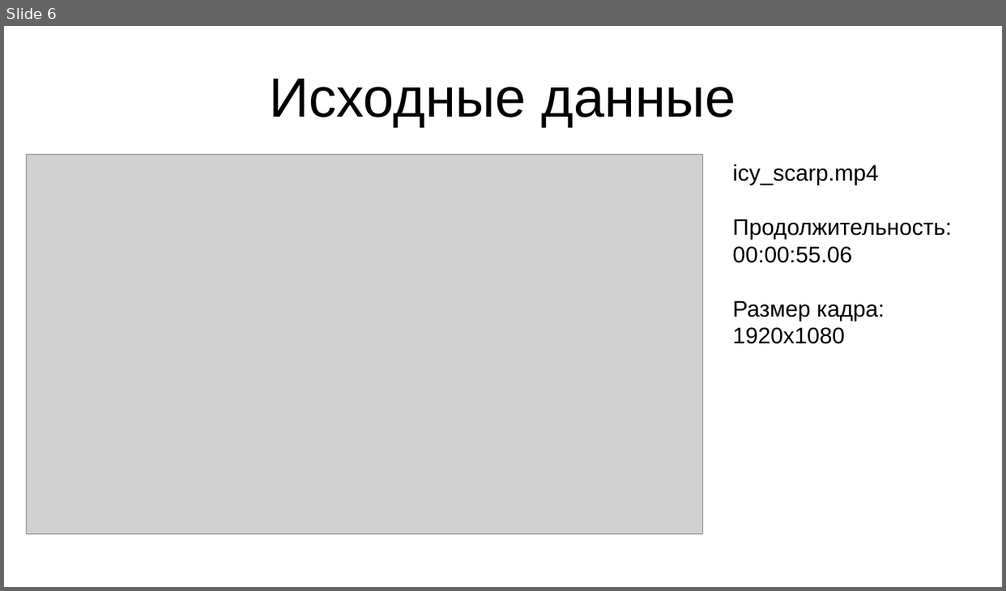
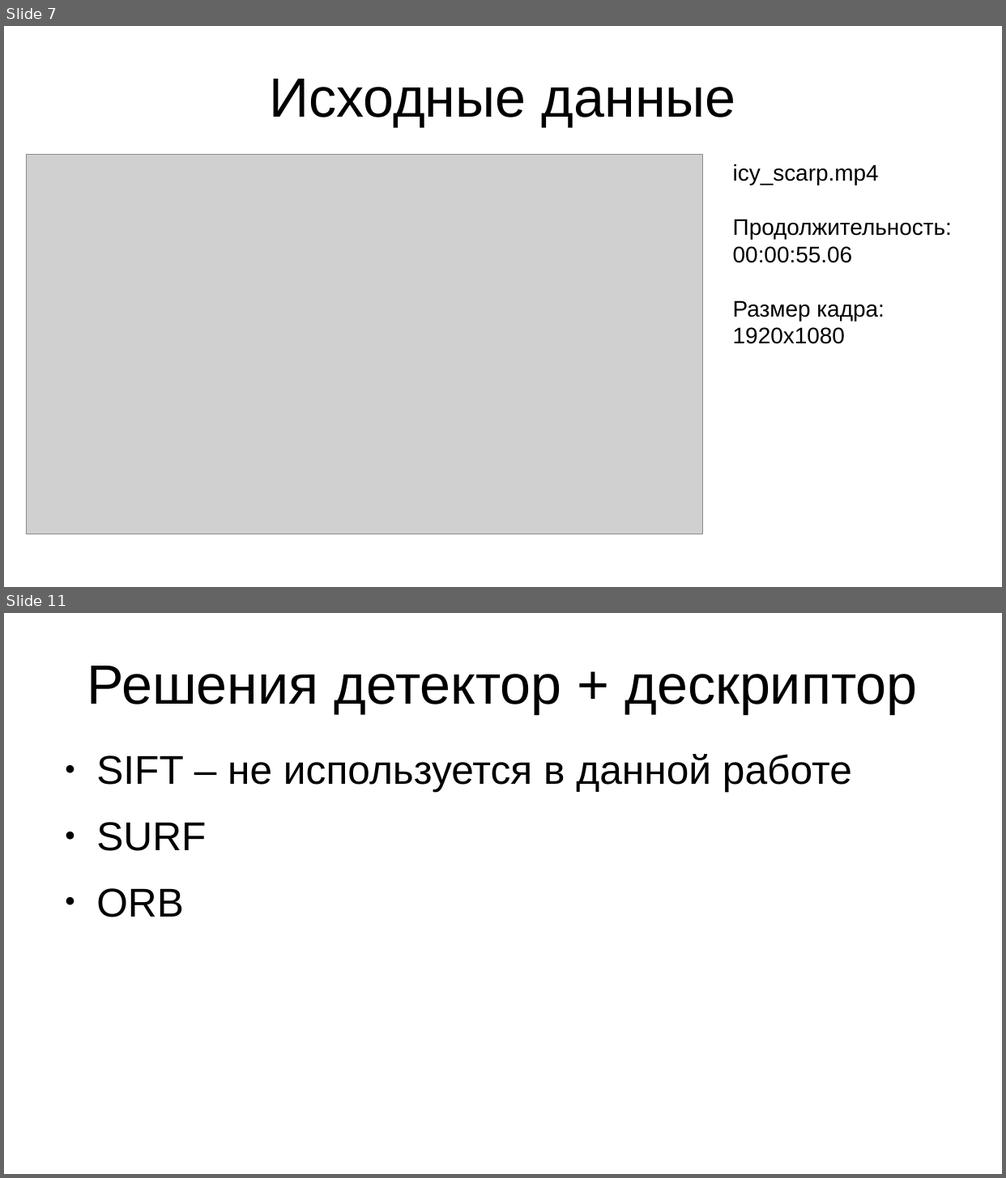
Before and after one commit to daniel-95/diploma, a slide deck: диплом/вкр.pptx. Shown one above the other, each under a label of ours: slide 6 before the commit, slides 7 and 11 after it; the slides between them are not shown. The pictures are 1006x591 and 1006x1178 pixels, drawn with LibreOffice and Linux fonts; fonts in the diff are those of the drawing; grey boxes stand for pictures. Boxes give left, top, right and bottom in pixels: in the first picture for what was removed or moved away, otherwise in the second. Text is boxed around its words. In the diff, an @@ line names an element or a change of style, - is before the commit and + after.

```diff
--- a/диплом/вкр.pptx
+++ b/диплом/вкр.pptx
@@ slide 11 added at bbox=[4, 613, 1002, 1174], background #FFFFFF @@
@@ text added at bbox=[87, 666, 917, 714], 44 pt, text #000000 @@
+Решения детектор + дескриптор
@@ text added at bbox=[96, 754, 852, 918], 32 pt, text #000000 @@
+● SIFT – не используется в данной работе
+● SURF
+● ORB
@@ what was slide 6 is now slide 7 @@
```
Also in this commit, not shown: 4 slides changed, 12 other slides added, 2 slides removed, 1 other file.
